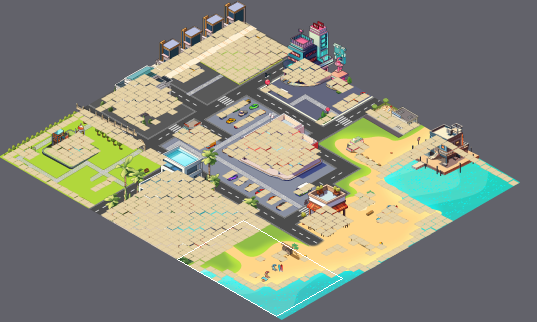
Tiled map, stored at CityMap.tmx. Above, an overview of the earlier version with the close-up marked.
Close-up. The starting point:
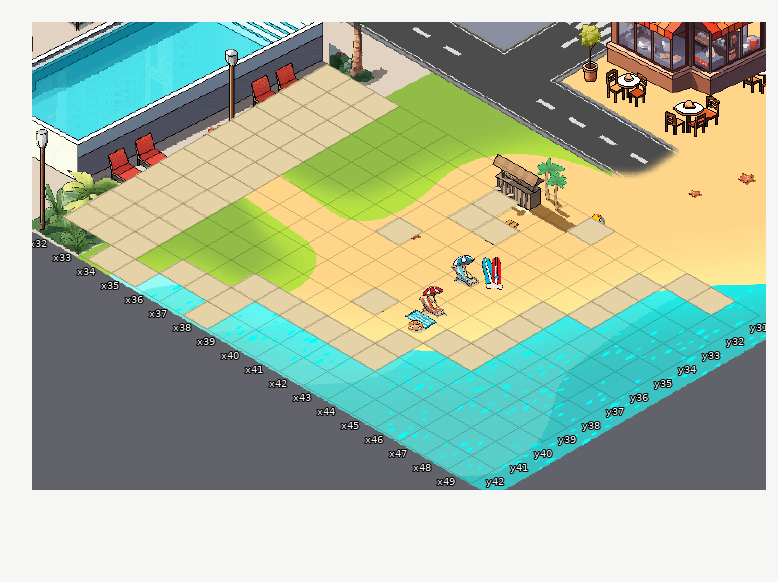
Cells are 55x32 px. Isometric: x runs down to the right, y down to the left. Shown: x 32..49, y 31..42. The commit also changed other parts of the map, which this record leaves out.
Once edited:
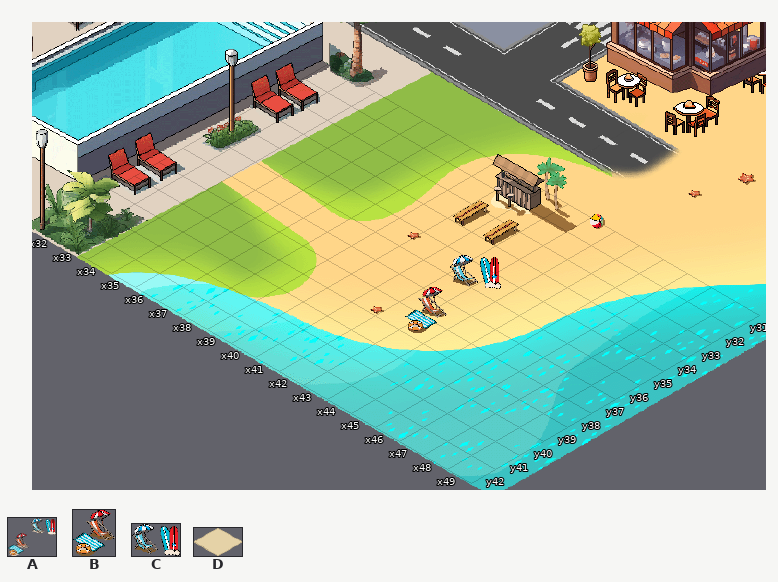
Key: from "BeachAssets": A 6 "BeachAsset00007", B 26 "BeachAsset000027", C 27 "BeachAsset000028"; from "floor": D 0.
_ is an empty cell, . an unchanged one.
Objects are placed by the point they stand on, in cells (3,4 is the top-left corner of cell 3,4); size is 1x1 cell unless given.
The edit:
--- layer "objectLayer"
+C "BeachAsset000028" at 43.2,36 size 1.1x1.2
+B "BeachAsset000027" at 43.7,38.6 size 0.9x1.7
-A "BeachAsset00007" at 44.3,38 size 2x2.8
--- layer "layer" (now hidden)
@@ x 32..48 @@
-31 DDD........D...DD
-32 DDD.....D.....D..
-33 DDD.....DD....D..
-34 DDD...........D..
-35 DDD....D.....D...
-36 DDD..........D...
-37 DDD..........D...
-38 DDD......D..DD...
-39 DDD........D.....
-40 DDD...DDDDDD.....
-41 DDD.DDD..........
-42 ..DD..D..........
+31 ___........_...__
+32 ___....._....._..
+33 ___.....__...._..
+34 ___..........._..
+35 ___...._....._...
+36 ___.........._...
+37 ___.........._...
+38 ___......_..__...
+39 ___........_.....
+40 ___...______.....
+41 ___.___..........
+42 ..__.._..........
Pixel boxes of the changes (left, top, right, bottom) in both close-ups:
changed: (63, 64, 735, 371)
